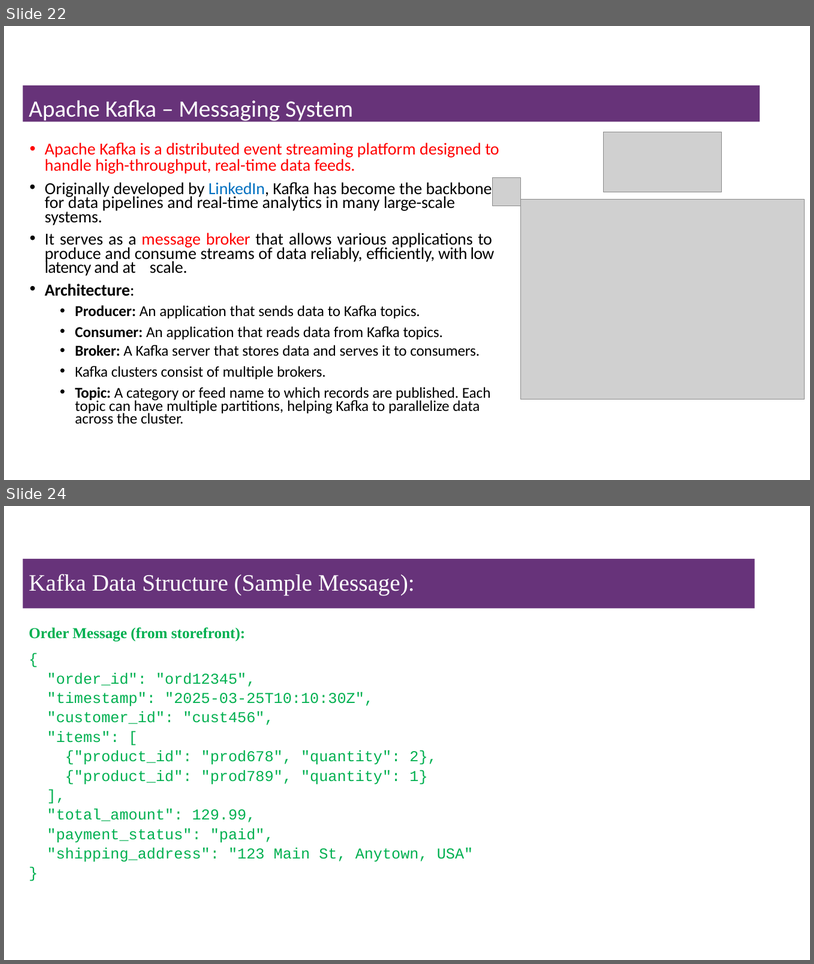
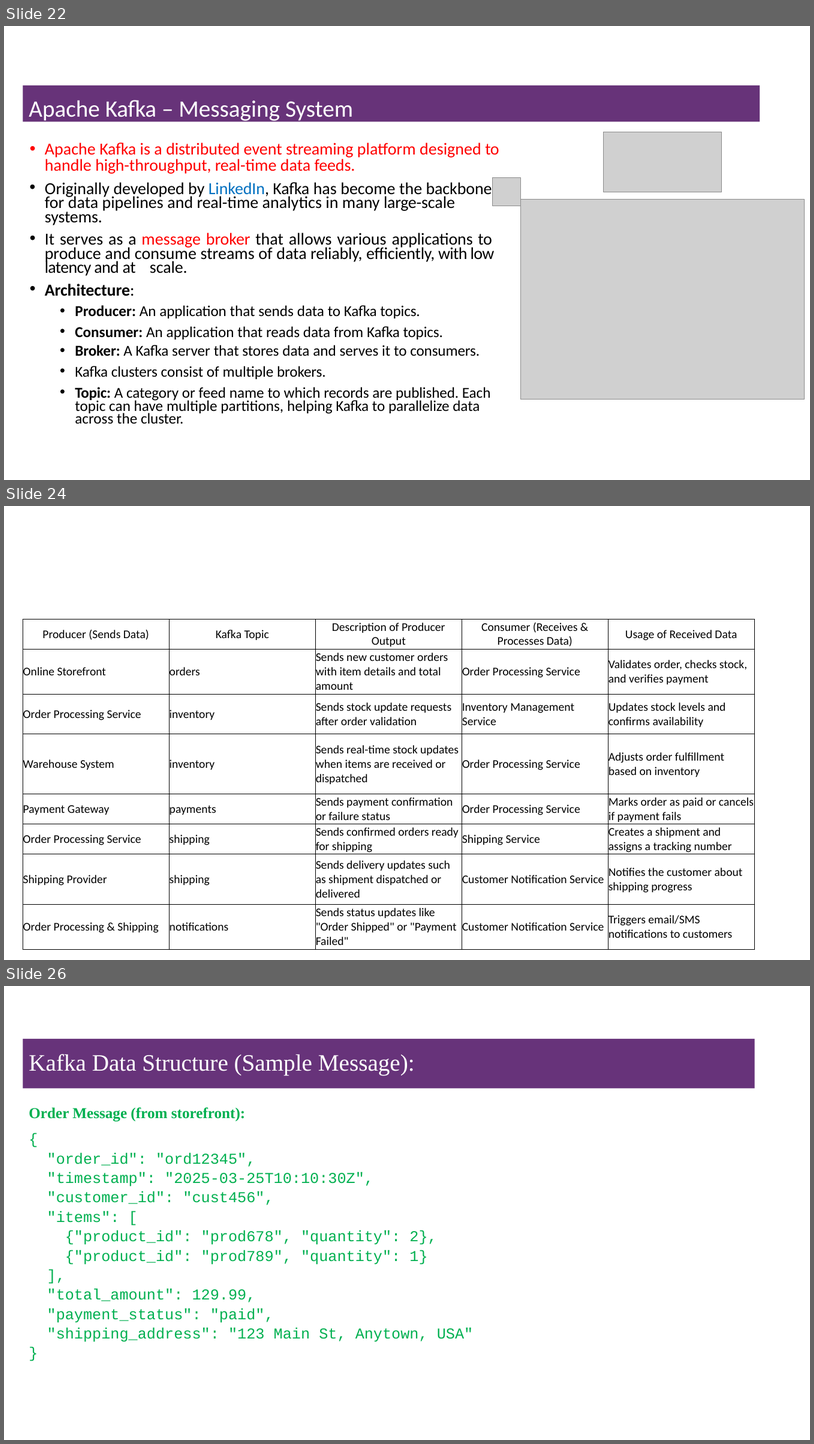
Before and after one commit to msfasha/307401-Big-Data, a slide deck: Lecture Notes/Section 2 - Introduction to Hadoop Eco System/2-Introduction to Hadoop Eco System.pptx. Shown one above the other, each under a label of ours: slides 22 and 24 before the commit, slides 22, 24 and 26 after it; the slides between them are not shown. The pictures are 814x964 and 814x1444 pixels, drawn with LibreOffice and Linux fonts; fonts in the diff are those of the drawing; grey boxes stand for pictures; background and template pictures are left out. Boxes give left, top, right and bottom in pixels: in the first picture for what was removed or moved away, otherwise in the second. Text is boxed around its words. In the diff, an @@ line names an element or a change of style, - is before the commit and + after.

Commit message:
some modifications to the kafka part

```diff
--- a/Lecture Notes/Section 2 - Introduction to Hadoop Eco System/2-Introduction to Hadoop Eco System.pptx
+++ b/Lecture Notes/Section 2 - Introduction to Hadoop Eco System/2-Introduction to Hadoop Eco System.pptx
@@ slide 24 added at (4,506,810,960), background #FFFFFF @@
@@ table added at (23,619,755,949), 8 rows, 5 columns @@
+Producer (Sends Data) | Kafka Topic | Description of Producer Output | Consumer (Receives & Processes Data) | Usage of Received Data
+Online Storefront | orders | Sends new customer orders with item details and total amount | Order Processing Service | Validates order, checks stock, and verifies payment
+Order Processing Service | inventory | Sends stock update requests after order validation | Inventory Management Service | Updates stock levels and confirms availability
+Warehouse System | inventory | Sends real-time stock updates when items are received or dispatched | Order Processing Service | Adjusts order fulfillment based on inventory
+Payment Gateway | payments | Sends payment confirmation or failure status | Order Processing Service | Marks order as paid or cancels if payment fails
+Order Processing Service | shipping | Sends confirmed orders ready for shipping | Shipping Service | Creates a shipment and assigns a tracking number
+Shipping Provider | shipping | Sends delivery updates such as shipment dispatched or delivered | Customer Notification Service | Notifies the customer about shipping progress
+Order Processing & Shipping | notifications | Sends status updates like "Order Shipped" or "Payment Failed" | Customer Notification Service | Triggers email/SMS notifications to customers
@@ what was slide 24 is now slide 26 @@
```
Also in this commit, not shown: 3 slides changed, 1 other slide added, 5 slides removed, 1 other file.
